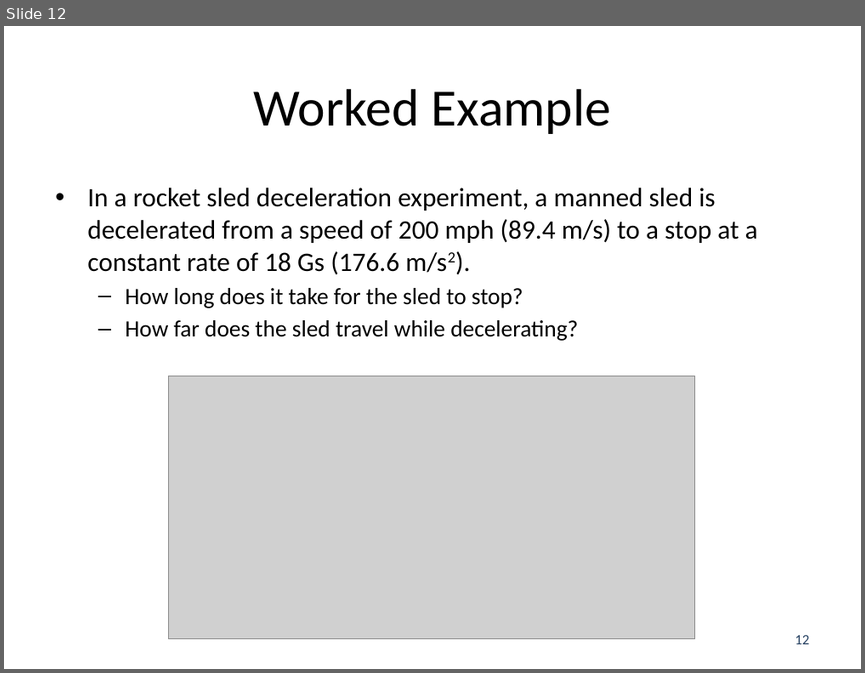
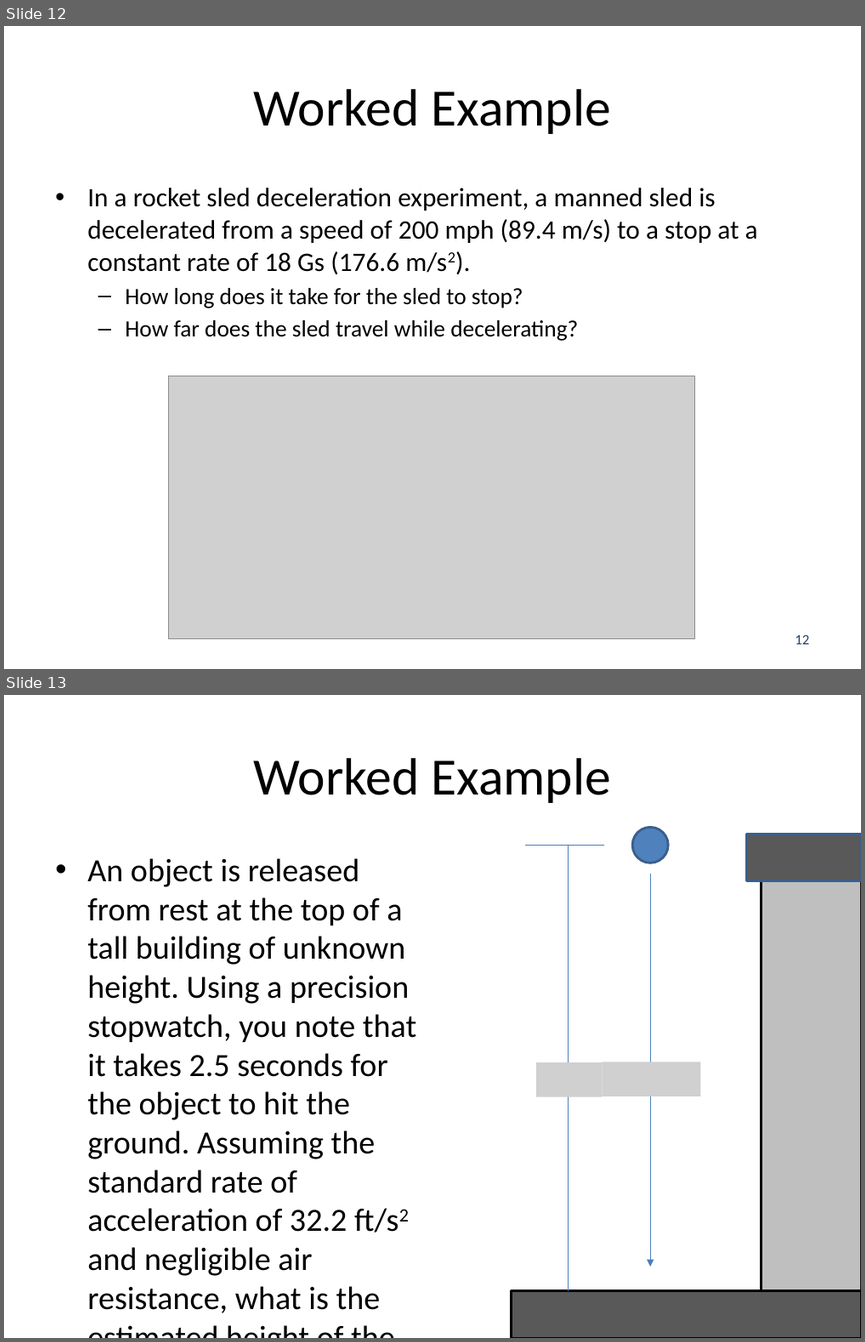
Before and after one commit to JacobMoore/mechanics_textbook, a slide deck: Lecture Slides/VideoLectureSlides/8.1.pptx. Shown one above the other, each under a label of ours: slide 12 before the commit, slides 12 and 13 after it. The pictures are 865x673 and 865x1342 pixels, drawn with LibreOffice and Linux fonts; fonts in the diff are those of the drawing; grey boxes stand for pictures. Boxes give left, top, right and bottom in pixels: in the first picture for what was removed or moved away, otherwise in the second. Text is boxed around its words. In the diff, an @@ line names an element or a change of style, - is before the commit and + after.

```diff
--- a/Lecture Slides/VideoLectureSlides/8.1.pptx
+++ b/Lecture Slides/VideoLectureSlides/8.1.pptx
@@ slide 13 added at [4,695,861,1338], background #FFFFFF @@
@@ title added at [253,758,611,803], 44 pt, text #000000 @@
+Worked Example
@@ line added from (525, 845) to (604, 845), #4B7EBC 0.75 pt @@
@@ line added from (568, 845) to (568, 1291), #4B7EBC 0.75 pt @@
@@ ellipse added at [632,827,668,863], fill #4F81BD, outline #3A5F8C 2 pt @@
@@ rectangle added at [747,834,861,881], fill #595959, outline #3A5F8C 2 pt @@
@@ text added at [87,858,416,1313], 27.2 pt, text #000000 @@
+• An object is released from rest at the top of a tall building of unknown height. Using a precision stopwatch, you note that it takes 2.5 seconds for the object to hit the ground. Assuming the standard rate of acceleration of 32.2 ft/s2 and negligible air resistance, what is the estimated height of the building in feet?
@@ arrow added from (650, 873) to (650, 1266), #4B7EBC 0.75 pt @@
@@ rectangle added at [760,881,861,1291], fill #BFBFBF, outline #0D0D0D 2 pt @@
@@ picture added at [536,1062,602,1097] @@
@@ picture added at [602,1061,701,1096] @@
@@ rectangle added at [511,1291,861,1338], fill #595959, outline #000000 2 pt @@
```
Also in this commit, not shown: 11 other files.
